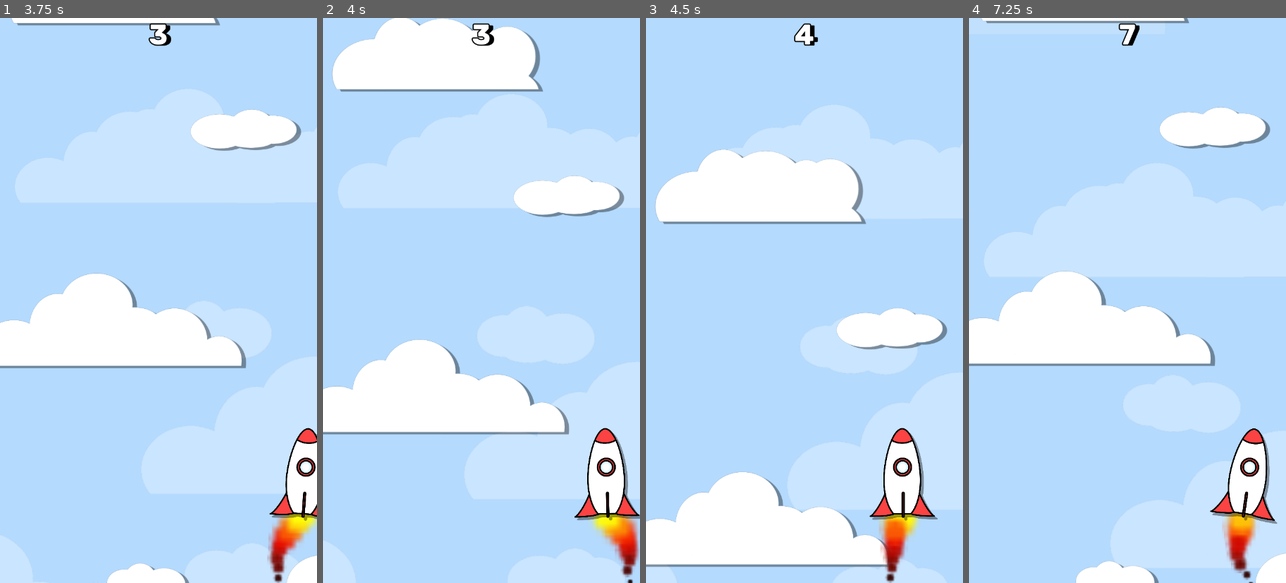
Above: before the commit, frames 1-4 (left to right).
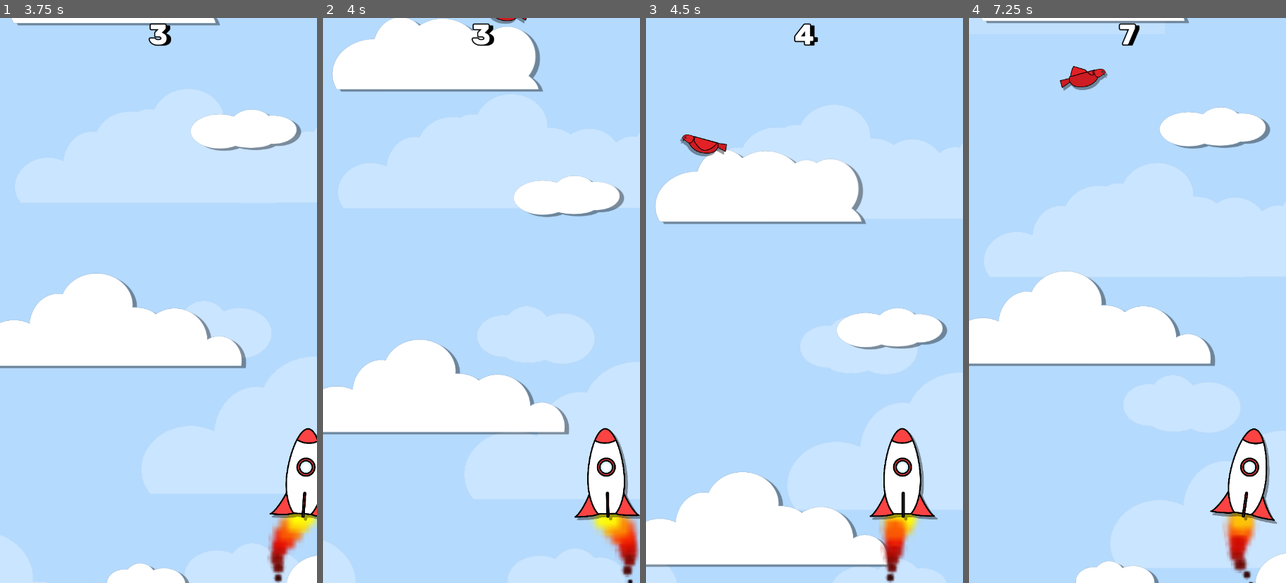
Above: after the commit, the same moments.

Repository: Ranger-NF/BlastOff
Game: Godot game, scene res://main.tscn
The game is run twice, just before and just after one commit, with the same random seed, the same clock (stepped at 60 frames per second) and the same inputs.
Inputs (mouse positions are in pixels of both pictures, inside the frame that each line leads up to):
- Up to frame 1 (3.75 s): click (158, 328) at 0.5 s; move the mouse to (228, 272) at 1.27 s; click (228, 272) at 1.42 s; drag from (95, 328) to (164, 475) at 2.02 s; move the mouse to (190, 176) at 2.77 s; click (190, 176) at 2.92 s; drag from (142, 413) to (63, 215) at 3.52 s
- Up to frame 2 (4 s): no input
- Up to frame 3 (4.5 s): move the mouse to (899, 385) at 4.27 s; click (899, 385) at 4.42 s
- Up to frame 4 (7.25 s): drag from (1032, 215) to (1228, 475) at 5.02 s; move the mouse to (1143, 300) at 5.77 s; click (1143, 300) at 5.92 s; drag from (1079, 159) to (1064, 328) at 6.52 s

Frame 1 is identical in both runs. In frame 2, less than 0.1% of the frame differs, in the area x 52-65%, y 0-1%; in frame 3, 0.4%; in frame 4, 0.4%, in the area x 28-44%, y 8-13%.
Error before the commit: Cannot call method 'instantiate' on a null value. (res://main.gd:33)

Commit message:
Added enemy sfx, improved game over scenario and made a working setting gui 🔊

Diff:
--- a/Enemies/Birds/Bird.gd
+++ b/Enemies/Birds/Bird.gd
@@ -3,7 +3,6 @@
 @export var max_flock_size: int = 4
 
 @onready var clipping_area: CollisionShape2D = $DetectionArea/CollisionShape2D
-
 
 enum {
     BACK,
@@ -54,3 +53,8 @@
     new_member.initial_leader_pos = initial_leader_pos
 
     return new_member
+
+func _after_hit():
+    self.horizontal_speed = 0
+    animated_sprite.flip_v = true
+    animated_sprite.stop()
--- a/Enemies/Birds/Bird.tscn
+++ b/Enemies/Birds/Bird.tscn
@@ -1,8 +1,9 @@
-[gd_scene load_steps=15 format=3 uid="uid://c1quod1k2hh1j"]
+[gd_scene load_steps=16 format=3 uid="uid://c1quod1k2hh1j"]
 
 [ext_resource type="PackedScene" uid="uid://c7xy671srn8rt" path="res://Enemies/Obstacle.tscn" id="1_cgdr0"]
 [ext_resource type="Texture2D" uid="uid://kr8ni565sxwv" path="res://Enemies/Birds/birds.png" id="2_1s2n1"]
 [ext_resource type="Script" path="res://Enemies/Birds/Bird.gd" id="2_5ajeh"]
+[ext_resource type="AudioStream" uid="uid://dnxh2056kd87m" path="res://Enemies/Birds/bird_hit.wav" id="4_r6nau"]
 
 [sub_resource type="Shader" id="Shader_64uhu"]
 code = "/**
@@ -108,6 +109,10 @@
 script = ExtResource("2_5ajeh")
 max_flock_size = 4
 
+[node name="VisibleOnScreenNotifier2D" parent="." index="0"]
+position = Vector2(1.90735e-06, -14)
+scale = Vector2(6, 3.9)
+
 [node name="AnimatedSprite2D" parent="." index="1"]
 material = SubResource("ShaderMaterial_dm2ne")
 scale = Vector2(0.6, 0.6)
@@ -121,7 +126,11 @@
 position = Vector2(6, -11)
 rotation = 1.2977
 
-[node name="DetectionArea" type="Node2D" parent="." index="3"]
+[node name="HitSound" parent="." index="3"]
+stream = ExtResource("4_r6nau")
+volume_db = 15.0
+
+[node name="DetectionArea" type="Node2D" parent="." index="4"]
 
 [node name="CollisionShape2D" type="CollisionShape2D" parent="DetectionArea" index="0"]
 position = Vector2(0, -10)
--- a/Enemies/Obstacle.gd
+++ b/Enemies/Obstacle.gd
@@ -10,7 +10,9 @@
 var flock_speed: float = 10
 var initial_leader_pos: Vector2 = Vector2.ZERO
 
+@onready var hit_sound: AudioStreamPlayer = $HitSound
 @onready var animated_sprite: AnimatedSprite2D = $AnimatedSprite2D
+@onready var collision_shape: CollisionShape2D = $CollisionShape2D
 
 var can_move: bool = false
 var move_vec: Vector2 = Vector2.ZERO
@@ -22,6 +24,7 @@
 
 func _ready() -> void:
     can_move = true
+    GameManager.game_over.connect(_on_game_over)
     if can_move_horizontally:
         _determine_horizontal_movement()
 
@@ -76,3 +79,22 @@
 
 func _on_visible_on_screen_notifier_2d_screen_exited() -> void:
     queue_free()
+
+func _on_hit() -> void:
+    collision_shape.disabled = true
+    hit_sound.play()
+    if self.has_method("_after_hit"): self.call("_after_hit")
+
+func _on_game_over() -> void:
+    collision_shape.disabled = true
+    if horizontal_speed != 0:
+
+        if horizontal_speed < 0: # Preventing from changing directions
+            horizontal_speed = -1 * horizontal_max_speed * 1.5
+        else:
+            horizontal_speed = horizontal_max_speed * 1.5
+
+        free_fall_multiplier = 0
+        _change_anim_speed()
+    else:
+        free_fall_multiplier += 1
--- a/Enemies/Obstacle.tscn
+++ b/Enemies/Obstacle.tscn
@@ -21,4 +21,7 @@
 rotation = 1.20728
 shape = SubResource("CapsuleShape2D_ft1ud")
 
+[node name="HitSound" type="AudioStreamPlayer" parent="."]
+bus = &"Sfx"
+
 [connection signal="screen_exited" from="VisibleOnScreenNotifier2D" to="." method="_on_visible_on_screen_notifier_2d_screen_exited"]
--- a/Enemies/Satellite/satellite.gd
+++ b/Enemies/Satellite/satellite.gd
@@ -3,7 +3,8 @@
 @onready var parts_group: Node2D = $Parts
 var instance_id: int
 
-func _ready() -> void:
+
+func _further_setup() -> void:
     instance_id = StatManager.satellite_number # Gives it unique id
     StatManager.satellite_number += 1
 
@@ -44,4 +45,3 @@
 
 func _on_game_over() -> void:
     UiManager.emit_signal("warning_withdrawn", instance_id)
-    queue_free()
--- a/Enemies/Satellite/satellite.tscn
+++ b/Enemies/Satellite/satellite.tscn
@@ -1,9 +1,10 @@
-[gd_scene load_steps=15 format=3 uid="uid://bgdnuqx4a3jm7"]
+[gd_scene load_steps=16 format=3 uid="uid://bgdnuqx4a3jm7"]
 
 [ext_resource type="PackedScene" uid="uid://c7xy671srn8rt" path="res://Enemies/Obstacle.tscn" id="1_e8dws"]
 [ext_resource type="Material" uid="uid://ckh2l5ahtylxl" path="res://Shader/drop_shadow.tres" id="2_2ugaj"]
 [ext_resource type="Script" path="res://Enemies/Satellite/satellite.gd" id="2_6vcrh"]
 [ext_resource type="Texture2D" uid="uid://ds65ogo3ytjd" path="res://Enemies/Satellite/satellite.svg" id="2_r0xs0"]
+[ext_resource type="AudioStream" uid="uid://ce5m3dxget042" path="res://Enemies/Satellite/satellite_hit.wav" id="5_leqcr"]
 
 [sub_resource type="SpriteFrames" id="SpriteFrames_obnki"]
 animations = [{
@@ -91,7 +92,8 @@
 
 [node name="VisibleOnScreenNotifier2D" parent="." index="0"]
 visible = false
-scale = Vector2(1, 9)
+position = Vector2(10, 4.16669)
+scale = Vector2(1.90667, 11.6333)
 rect = Rect2(-125, -25, 250, 50)
 
 [node name="AnimatedSprite2D" parent="." index="1"]
@@ -106,9 +108,13 @@
 shape = null
 disabled = true
 
-[node name="WarnTimer" type="Timer" parent="." index="3"]
+[node name="HitSound" parent="." index="3"]
+stream = ExtResource("5_leqcr")
+volume_db = 10.0
 
-[node name="Parts" type="Node2D" parent="." index="4"]
+[node name="WarnTimer" type="Timer" parent="." index="4"]
+
+[node name="Parts" type="Node2D" parent="." index="5"]
 rotation = 0.523599
 
 [node name="SmallCylinder" type="Node2D" parent="Parts" index="0"]
--- a/Managers/game_manager.gd
+++ b/Managers/game_manager.gd
@@ -12,7 +12,7 @@
 var is_right_button_pressed: bool = false
 
 var flock_probability: float = 0.2
-var satellite_falling_propability: float = 0.2
+var satellite_falling_propability: float = 1
 
 func _ready() -> void:
     self.level_up.connect(_increase_difficulty)
--- a/Managers/sound_manager.gd
+++ b/Managers/sound_manager.gd
@@ -5,16 +5,38 @@
 
 var music_vol_tween: Tween
 
+enum {
+    MASTER,
+    MUSIC,
+    SFX,
+    UI,
+}
+
+const bus_names = {
+    MASTER: "Master",
+    MUSIC: "Music",
+    SFX: "Sfx",
+    UI: "UI",
+}
+
 func _ready() -> void:
     GameManager.game_started.connect(_on_game_started)
     GameManager.game_over.connect(_on_game_over)
 
 func _change_music_bus_vol(vol: float):
-    var music_audio_bus_id: int = AudioServer.get_bus_index("Music")
+    var music_audio_bus_id: int = AudioServer.get_bus_index(bus_names.get(MUSIC))
     AudioServer.set_bus_volume_db(music_audio_bus_id, vol)
 
+func set_bus_volume(bus_name_enum: int, vol: float) -> void:
+    var audio_bus_id = AudioServer.get_bus_index(bus_names.get(bus_name_enum))
+    AudioServer.set_bus_volume_db(audio_bus_id, vol)
+
+func get_bus_volume(bus_name_enum: int) -> float:
+    var audio_bus_id = AudioServer.get_bus_index(bus_names.get(bus_name_enum))
+    return AudioServer.get_bus_volume_db(audio_bus_id)
+
 func _on_game_started() -> void:
-    var music_audio_bus_id: int = AudioServer.get_bus_index("Music")
+    var music_audio_bus_id: int = AudioServer.get_bus_index(bus_names.get(MUSIC))
     if music_vol_tween:
         music_vol_tween.stop()
         music_vol_tween.kill()
@@ -22,7 +44,7 @@
     music_vol_tween.tween_method(_change_music_bus_vol, AudioServer.get_bus_volume_db(music_audio_bus_id), game_vol, 2)
 
 func _on_game_over() -> void:
-    var music_audio_bus_id: int = AudioServer.get_bus_index("Music")
+    var music_audio_bus_id: int = AudioServer.get_bus_index(bus_names.get(MUSIC))
     if music_vol_tween:
         music_vol_tween.stop()
         music_vol_tween.kill()
--- a/Player/rocket.tscn
+++ b/Player/rocket.tscn
@@ -22,14 +22,32 @@
 signal player_hurt
 
 var is_game_running: bool = false
+var is_free_falling: bool = false
 
 var move_vec: Vector2
 var move_direction: int # Uses const LEFT/RIGHT
 
 var rotation_reset_tween: Tween
+var faceplant_tween: Tween
 var time_idle: float = 0
 
 var initial_flame_speed: float
+
+func _reset_properties() -> void:
+    self.show()
+    $CollisionShape2D.disabled = false
+
+    if faceplant_tween:
+        faceplant_tween.stop()
+        faceplant_tween.kill()
+
+    move_vec = Vector2.ZERO
+    is_free_falling = false
+    self.rotation = 0
+    var screen_size = get_viewport_rect().size
+
+    self.position.x = screen_size.x / 2
+    self.position.y = 0.8 * screen_size.y
 
 func _ready() -> void:
     GameManager.game_started.connect(_on_game_start)
@@ -64,7 +82,12 @@
         rotation_reset_tween = create_tween()
         rotation_reset_tween.tween_property(self, \"rotation\", 0, 0.1).set_trans(Tween.TRANS_SPRING)
 
+func _free_fall(delta) -> void:
+    self.position.y += (GameManager.rocket_speed * delta)
+
 func move(delta: float):
+    if is_free_falling:
+        return
     # Increment velocity with acceleration if given the input
     if GameManager.is_left_button_pressed or GameManager.is_right_button_pressed: # Checking whether either button is pressed
         if (GameManager.is_left_button_pressed and GameManager.is_right_button_pressed): # If both buttons are pressed, cancel it
@@ -104,34 +127,49 @@
         move_vec = Vector2.ZERO # Resets the velocity to sudden stop
 
 func _physics_process(delta: float) -> void:
-    if is_game_running:
+    if is_game_running and not is_free_falling:
         move(delta)
+    elif is_free_falling:
+        _free_fall(delta) # When the rocket hits something
 
 func _on_hurt():
+    if is_free_falling:
+        return
+
     GameManager.emit_signal(\"game_over\")
-    print(\"PLACEHOLDER: Player got hurt\")
+    flame_particle_node.emitting = false
+    is_free_falling = true
+
+    if faceplant_tween:
+        faceplant_tween.stop()
+        faceplant_tween.kill()
+
+    faceplant_tween = create_tween()
+    faceplant_tween.tween_property(self, \"rotation\", deg_to_rad(180), 0.5)
+    $CollisionShape2D.disabled = true
 
 func _on_area_shape_entered(_area_rid: RID, area: Area2D, _area_shape_index: int, _local_shape_index: int) -> void:
     if area.is_in_group(\"obstacles\"):
+        if area.has_method(\"_on_hit\"):
+            area.call(\"_on_hit\")
+
         emit_signal(\"player_hurt\")
 
+
 func _on_game_start() -> void:
-    move_vec = Vector2.ZERO
-    self.rotation = 0
-    var screen_size = get_viewport_rect().size
-
-    self.position.x = screen_size.x / 2
-    self.position.y = 0.8 * screen_size.y
-
+    _reset_properties()
     flame_particle_node.emitting = true
     is_game_running = true
 
 func _on_game_over() -> void:
     flame_particle_node.emitting = false
-    is_game_running = false
 
 func _on_level_up():
     flame_particle_node.speed_scale = GameManager.rocket_speed / initial_flame_speed
+
+func _on_visible_on_screen_notifier_2d_screen_exited() -> void:
+    self.hide()
+    is_game_running = false
 "
 
 [sub_resource type="Curve" id="Curve_7spor"]
@@ -217,4 +255,9 @@
 position = Vector2(0, 8)
 shape = SubResource("CapsuleShape2D_782wp")
 
+[node name="VisibleOnScreenNotifier2D" type="VisibleOnScreenNotifier2D" parent="."]
+position = Vector2(1.5, 18.5)
+scale = Vector2(8.05, 13.95)
+
 [connection signal="area_shape_entered" from="." to="." method="_on_area_shape_entered"]
+[connection signal="screen_exited" from="VisibleOnScreenNotifier2D" to="." method="_on_visible_on_screen_notifier_2d_screen_exited"]
--- a/UI/main_menu.tscn
+++ b/UI/main_menu.tscn
@@ -93,6 +93,7 @@
 [node name="ButtonSound" type="AudioStreamPlayer" parent="."]
 stream = ExtResource("9_8itks")
 volume_db = 10.0
+bus = &"UI"
 
 [connection signal="pressed" from="VBoxContainer/MarginContainer/ButtonBox/PlayButton" to="." method="_on_play_button_pressed"]
 [connection signal="pressed" from="VBoxContainer/MarginContainer/ButtonBox/OptionsButton" to="." method="_on_options_button_pressed"]
--- a/UI/settings.tscn
+++ b/UI/settings.tscn
@@ -7,16 +7,51 @@
 [sub_resource type="GDScript" id="GDScript_0q6tk"]
 script/source = "extends Control
 
+@onready var master_slider: HSlider = $MarginContainer/WholeScreen/HBoxContainer/Sliders/MasterSlide
+@onready var music_slider: HSlider = $MarginContainer/WholeScreen/HBoxContainer/Sliders/MusicSlider
+@onready var sfx_slider: HSlider = $MarginContainer/WholeScreen/HBoxContainer/Sliders/SfxSlider
+@onready var ui_slider: HSlider = $MarginContainer/WholeScreen/HBoxContainer/Sliders/UiSlider
+
+@onready var button_pressed_sound = $ButtonSound
+
+var volume_offset:float = 0
+
 func _ready() -> void:
     self.hide()
     UiManager.opened_settings.connect(_on_settings_opened)
 
 func _on_settings_opened() -> void:
     self.show()
+    master_slider.value = db_to_linear(SoundManager.get_bus_volume(SoundManager.MASTER)) + volume_offset
+    music_slider.value = db_to_linear(SoundManager.get_bus_volume(SoundManager.MUSIC)) + volume_offset
+    sfx_slider.value = db_to_linear(SoundManager.get_bus_volume(SoundManager.SFX)) + volume_offset
+    ui_slider.value = db_to_linear(SoundManager.get_bus_volume(SoundManager.UI)) + volume_offset
 
 func _on_back_button_pressed() -> void:
     self.hide()
+    _on_button_pressed()
     UiManager.emit_signal(\"skipped_to_main_menu\")
+
+func _on_master_slide_drag_ended(_value_changed: bool) -> void:
+    _on_button_pressed()
+    SoundManager.set_bus_volume(SoundManager.MASTER, linear_to_db(master_slider.value - volume_offset))
+
+func _on_music_slider_drag_ended(_value_changed: bool) -> void:
+    _on_button_pressed()
+    SoundManager.set_bus_volume(SoundManager.MUSIC, linear_to_db(music_slider.value - volume_offset))
+
+func _on_sfx_slider_drag_ended(_value_changed: bool) -> void:
+    _on_button_pressed()
+    SoundManager.set_bus_volume(SoundManager.SFX, linear_to_db(sfx_slider.value - volume_offset))
+
+func _on_ui_slider_drag_ended(_value_changed: bool) -> void:
+    _on_button_pressed()
+    SoundManager.set_bus_volume(SoundManager.UI, linear_to_db(ui_slider.value - volume_offset))
+
+func _on_button_pressed() -> void:
+    button_pressed_sound.play()
+
+
 "
 
 [node name="Settings" type="Control"]
@@ -29,27 +64,23 @@
 script = SubResource("GDScript_0q6tk")
 metadata/_edit_use_anchors_ = true
 
-[node name="WholeScreen" type="VBoxContainer" parent="."]
-layout_mode = 1
-anchors_preset = 15
-anchor_right = 1.0
-anchor_bottom = 1.0
-grow_horizontal = 2
-grow_vertical = 2
+[node name="MarginContainer" type="MarginContainer" parent="."]
+layout_mode = 2
+offset_right = 720.0
+offset_bottom = 1280.0
+size_flags_vertical = 3
+theme_override_constants/margin_left = 50
+theme_override_constants/margin_top = 50
+theme_override_constants/margin_right = 50
+theme_override_constants/margin_bottom = 50
+
+[node name="WholeScreen" type="VBoxContainer" parent="MarginContainer"]
+layout_mode = 2
 size_flags_horizontal = 3
 
-[node name="MarginContainer" type="MarginContainer" parent="WholeScreen"]
-layout_mode = 2
-size_flags_vertical = 3
-theme_override_constants/margin_left = 10
-theme_override_constants/margin_top = 10
-theme_override_constants/margin_right = 10
-theme_override_constants/margin_bottom = 10
-
-[node name="BackButton" type="TextureButton" parent="WholeScreen/MarginContainer"]
+[node name="BackButton" type="TextureButton" parent="MarginContainer/WholeScreen"]
 custom_minimum_size = Vector2(0, 200)
 layout_mode = 2
-size_flags_vertical = 3
 texture_normal = ExtResource("1_rwypn")
 texture_pressed = ExtResource("2_pqhcu")
 texture_hover = ExtResource("2_pqhcu")
@@ -57,8 +88,107 @@
 ignore_texture_size = true
 stretch_mode = 5
 
+[node name="HBoxContainer" type="HBoxContainer" parent="MarginContainer/WholeScreen"]
+layout_mode = 2
+size_flags_vertical = 3
+
+[node name="Labels" type="VBoxContainer" parent="MarginContainer/WholeScreen/HBoxContainer"]
+layout_mode = 2
+size_flags_horizontal = 4
+size_flags_vertical = 3
+
+[node name="Master" type="Label" parent="MarginContainer/WholeScreen/HBoxContainer/Labels"]
+layout_mode = 2
+size_flags_vertical = 6
+theme_override_colors/font_shadow_color = Color(0, 0, 0, 1)
+theme_override_colors/font_outline_color = Color(0, 0, 0, 1)
+theme_override_constants/shadow_offset_x = 5
+theme_override_constants/shadow_offset_y = 1
+theme_override_constants/outline_size = 5
+theme_override_font_sizes/font_size = 36
+text = "Master"
+horizontal_alignment = 1
+vertical_alignment = 1
+
+[node name="Music" type="Label" parent="MarginContainer/WholeScreen/HBoxContainer/Labels"]
+layout_mode = 2
+size_flags_vertical = 6
+theme_override_colors/font_shadow_color = Color(0, 0, 0, 1)
+theme_override_colors/font_outline_color = Color(0, 0, 0, 1)
+theme_override_constants/shadow_offset_x = 5
+theme_override_constants/shadow_offset_y = 1
+theme_override_constants/outline_size = 5
+theme_override_font_sizes/font_size = 36
+text = "Music"
+horizontal_alignment = 1
+vertical_alignment = 1
+
+[node name="Sfx" type="Label" parent="MarginContainer/WholeScreen/HBoxContainer/Labels"]
+layout_mode = 2
+size_flags_vertical = 6
+theme_override_colors/font_shadow_color = Color(0, 0, 0, 1)
+theme_override_colors/font_outline_color = Color(0, 0, 0, 1)
+theme_override_constants/shadow_offset_x = 5
+theme_override_constants/shadow_offset_y = 1
+theme_override_constants/outline_size = 5
+theme_override_font_sizes/font_size = 36
+text = "Sound Effects"
+horizontal_alignment = 1
+vertical_alignment = 1
+
+[node name="UI" type="Label" parent="MarginContainer/WholeScreen/HBoxContainer/Labels"]
+layout_mode = 2
+size_flags_vertical = 6
+theme_override_colors/font_shadow_color = Color(0, 0, 0, 1)
+theme_override_colors/font_outline_color = Color(0, 0, 0, 1)
+theme_override_constants/shadow_offset_x = 5
+theme_override_constants/shadow_offset_y = 1
+theme_override_constants/outline_size = 5
+theme_override_font_sizes/font_size = 36
+text = "User Interface"
+horizontal_alignment = 1
+vertical_alignment = 1
+
+[node name="Sliders" type="VBoxContainer" parent="MarginContainer/WholeScreen/HBoxContainer"]
+layout_mode = 2
+size_flags_horizontal = 3
+size_flags_vertical = 3
+
+[node name="MasterSlide" type="HSlider" parent="MarginContainer/WholeScreen/HBoxContainer/Sliders"]
+layout_mode = 2
+size_flags_horizontal = 3
+size_flags_vertical = 6
+max_value = 1.0
+step = 0.05
+
+[node name="MusicSlider" type="HSlider" parent="MarginContainer/WholeScreen/HBoxContainer/Sliders"]
+layout_mode = 2
+size_flags_horizontal = 3
+size_flags_vertical = 6
+max_value = 1.0
+step = 0.05
+
+[node name="SfxSlider" type="HSlider" parent="MarginContainer/WholeScreen/HBoxContainer/Sliders"]
+layout_mode = 2
+size_flags_horizontal = 3
+size_flags_vertical = 6
+max_value = 1.0
+step = 0.05
+
+[node name="UiSlider" type="HSlider" parent="MarginContainer/WholeScreen/HBoxContainer/Sliders"]
+layout_mode = 2
+size_flags_horizontal = 3
+size_flags_vertical = 6
+max_value = 1.0
+step = 0.05
+
 [node name="ButtonSound" type="AudioStreamPlayer" parent="."]
 stream = ExtResource("2_ke0fy")
 volume_db = 10.0
+bus = &"UI"
 
-[connection signal="pressed" from="WholeScreen/MarginContainer/BackButton" to="." method="_on_back_button_pressed"]
+[connection signal="pressed" from="MarginContainer/WholeScreen/BackButton" to="." method="_on_back_button_pressed"]
+[connection signal="drag_ended" from="MarginContainer/WholeScreen/HBoxContainer/Sliders/MasterSlide" to="." method="_on_master_slide_drag_ended"]
+[connection signal="drag_ended" from="MarginContainer/WholeScreen/HBoxContainer/Sliders/MusicSlider" to="." method="_on_music_slider_drag_ended"]
+[connection signal="drag_ended" from="MarginContainer/WholeScreen/HBoxContainer/Sliders/SfxSlider" to="." method="_on_sfx_slider_drag_ended"]
+[connection signal="drag_ended" from="MarginContainer/WholeScreen/HBoxContainer/Sliders/UiSlider" to="." method="_on_ui_slider_drag_ended"]
--- a/UI/ui.tscn
+++ b/UI/ui.tscn
@@ -170,6 +170,7 @@
 [node name="ButtonSound" type="AudioStreamPlayer" parent="."]
 stream = ExtResource("7_wggd6")
 volume_db = 10.0
+bus = &"UI"
 
 [connection signal="pressed" from="WholeScreen/NavBoxMargin/NavBox/RestartButton" to="." method="_on_restart_button_pressed"]
 [connection signal="pressed" from="WholeScreen/NavBoxMargin/NavBox/BackButton" to="." method="_on_back_button_pressed"]
--- a/default_bus_layout.tres
+++ b/default_bus_layout.tres
@@ -5,5 +5,17 @@
 bus/1/solo = false
 bus/1/mute = false
 bus/1/bypass_fx = false
-bus/1/volume_db = 0.00282288
+bus/1/volume_db = 0.0
 bus/1/send = &"Master"
+bus/2/name = &"Sfx"
+bus/2/solo = false
+bus/2/mute = false
+bus/2/bypass_fx = false
+bus/2/volume_db = 0.0
+bus/2/send = &"Master"
+bus/3/name = &"UI"
+bus/3/solo = false
+bus/3/mute = false
+bus/3/bypass_fx = false
+bus/3/volume_db = 0.0
+bus/3/send = &"Master"
--- a/main.tscn
+++ b/main.tscn
@@ -1,8 +1,10 @@
-[gd_scene load_steps=10 format=3 uid="uid://dikpya2pi0i66"]
+[gd_scene load_steps=12 format=3 uid="uid://dikpya2pi0i66"]
 
 [ext_resource type="Script" path="res://main.gd" id="1_lyfac"]
 [ext_resource type="PackedScene" uid="uid://c1tug87fw4xs" path="res://Player/rocket.tscn" id="1_nmvdq"]
+[ext_resource type="PackedScene" uid="uid://c1quod1k2hh1j" path="res://Enemies/Birds/Bird.tscn" id="2_poxg6"]
 [ext_resource type="PackedScene" uid="uid://0ckqin0njvj4" path="res://UI/ui.tscn" id="3_05n13"]
+[ext_resource type="PackedScene" uid="uid://bgdnuqx4a3jm7" path="res://Enemies/Satellite/satellite.tscn" id="3_pltus"]
 [ext_resource type="PackedScene" uid="uid://djfl3lk86q0wd" path="res://UI/control.tscn" id="4_vpkpi"]
 [ext_resource type="PackedScene" uid="uid://cihqkayqkp35l" path="res://Background/background.tscn" id="5_rc5yt"]
 [ext_resource type="AudioStream" uid="uid://ciqy1wnkunlb1" path="res://Music/homely_arcade.ogg" id="6_bev8e"]
@@ -17,6 +19,8 @@
 
 [node name="Main" type="Node"]
 script = ExtResource("1_lyfac")
+bird_scene = ExtResource("2_poxg6")
+satellite_scene = ExtResource("3_pltus")
 
 [node name="Rocket" parent="." instance=ExtResource("1_nmvdq")]
 position = Vector2(313, -151)
@@ -26,6 +30,7 @@
 wait_time = 3.0
 
 [node name="UI" parent="." instance=ExtResource("3_05n13")]
+z_index = 5
 
 [node name="Control" parent="." instance=ExtResource("4_vpkpi")]
 
@@ -40,8 +45,10 @@
 [node name="SatelliteTimer" type="Timer" parent="."]
 
 [node name="MainMenu" parent="." instance=ExtResource("8_he1gu")]
+z_index = 5
 
 [node name="Settings" parent="." instance=ExtResource("9_3pxcm")]
+z_index = 5
 
 [node name="ObstaclePath" type="Path2D" parent="."]
 curve = SubResource("Curve2D_e3rry")
Not shown, added: Enemies/Birds/bird_hit.wav.import
Not shown, added: Enemies/Satellite/satellite_hit.wav.import
Not shown, added: Enemies/Birds/bird_hit.wav
Not shown, added: Enemies/Satellite/satellite_hit.wav
